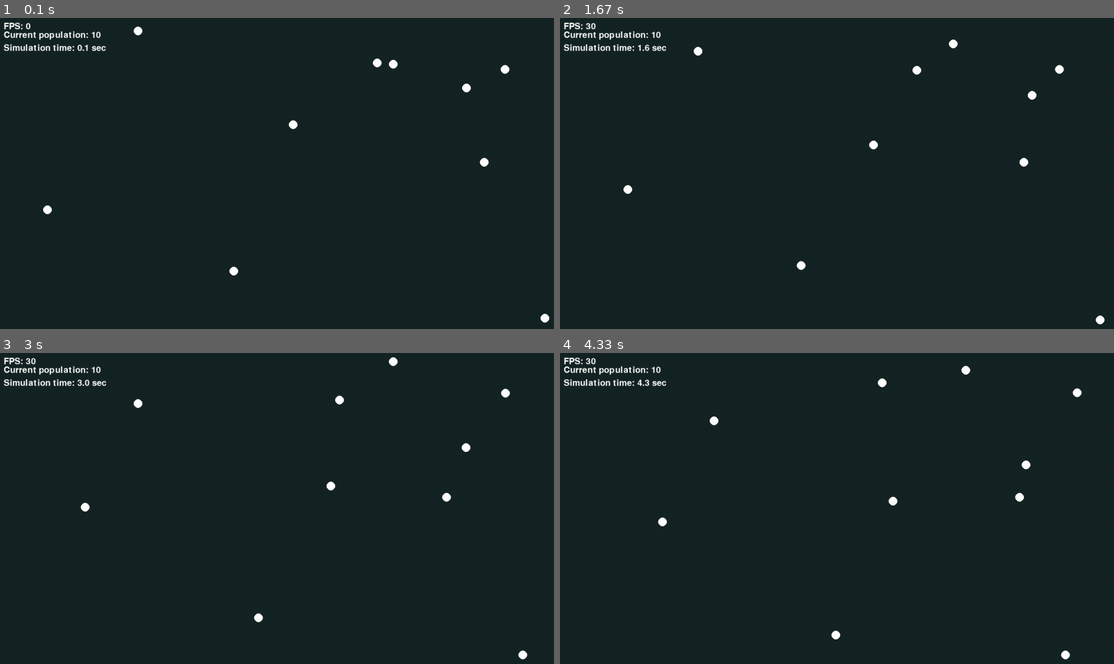
Above: before the commit, frames 1-4 (two rows, left to right).
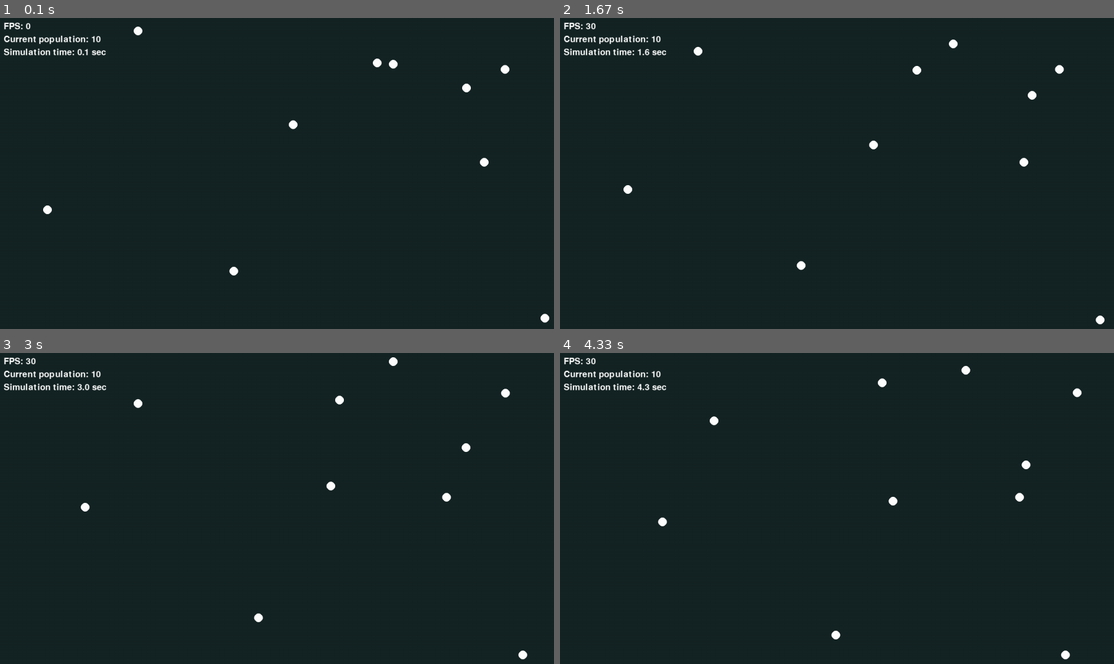
Above: after the commit, the same moments.

Repository: darceno/lifebox-simulator
Game: pygame game, started from src/main.py
The game is run twice, just before and just after one commit, with the same random seed, the same clock (stepped at 60 frames per second) and the same inputs.
Inputs:
- Up to frame 1 (0.1 s): no input
- Up to frame 2 (1.67 s): no input
- Up to frame 3 (3 s): no input
- Up to frame 4 (4.33 s): no input

The runs differ from the first frame. In frame 1, 0.8% of the frame differs, in the area x 0-20%, y 4-13%; in frame 2, 0.8%; in frame 3, 0.8%; in frame 4, 0.8%.

Commit message:
Fix info display bug and auto-positioning

Diff:
--- a/src/main.py
+++ b/src/main.py
@@ -158,13 +158,15 @@
         if show_FPS:
             screen.blit(FPS_counter, (10, 10))
         if show_population and show_FPS:
-            screen.blit(population_counter, (10, font_size))
+            screen.blit(population_counter, (10, 10 + font_size))
         if show_population and not show_FPS:
             screen.blit(population_counter, (10, 10))
         if show_time and show_FPS and show_population:
-            screen.blit(simulation_time, (10, font_size*2))
+            screen.blit(simulation_time, (10, 10 + (font_size*2)))
         if show_time and show_population and not show_FPS:
-            screen.blit(simulation_time, (10, font_size))
+            screen.blit(simulation_time, (10, 10 + font_size))
+        if show_time and show_FPS and not show_population:
+            screen.blit(simulation_time, (10, 10 + font_size))
         if show_time and not show_population and not show_FPS:
             screen.blit(simulation_time, (10, 10))
 
